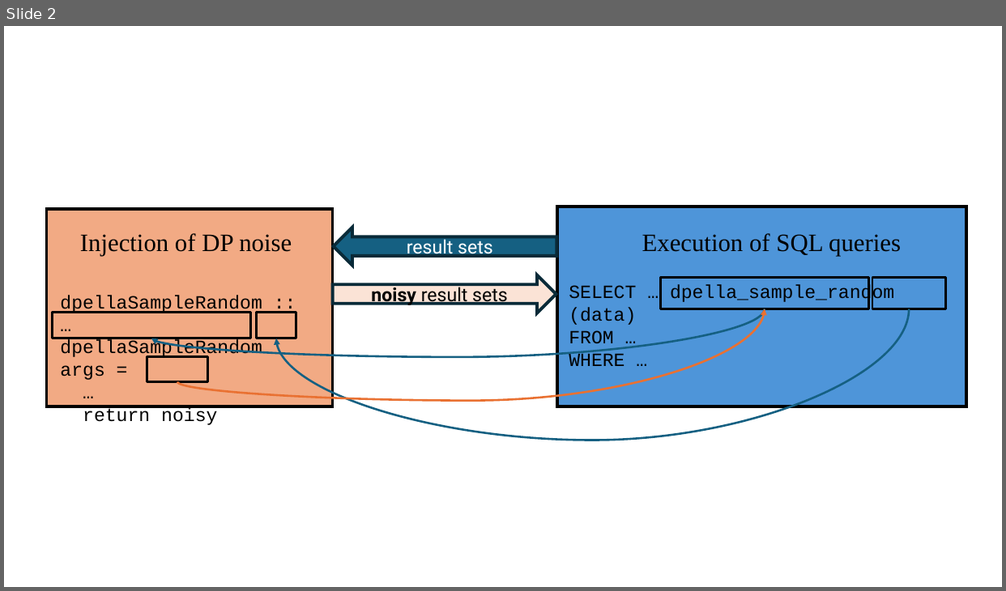
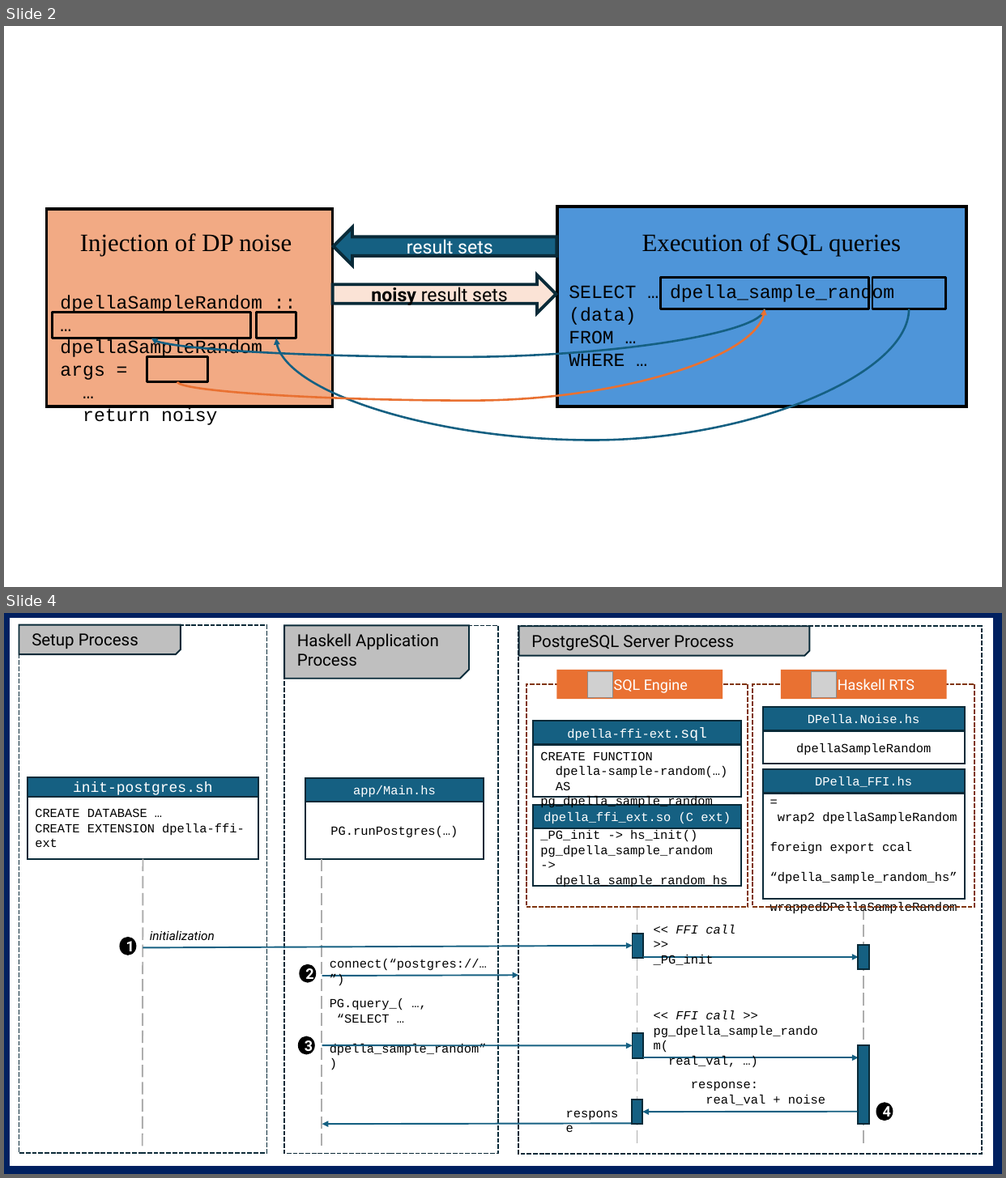
Before and after one commit to dpella/interop-example, a slide deck: fig/NGI Sargasso Images.pptx. Shown one above the other, each under a label of ours: slide 2 before the commit, slides 2 and 4 after it; the slides between them are not shown. The pictures are 1006x591 and 1006x1178 pixels, drawn with LibreOffice and Linux fonts; fonts in the diff are those of the drawing; grey boxes stand for pictures. Boxes give left, top, right and bottom in pixels: in the first picture for what was removed or moved away, otherwise in the second. Text is boxed around its words. In the diff, an @@ line names an element or a change of style, - is before the commit and + after.

```diff
--- a/fig/NGI Sargasso Images.pptx
+++ b/fig/NGI Sargasso Images.pptx
@@ slide 4 added at bbox=[4, 613, 1002, 1174], background #002060 @@
@@ group added at bbox=[10, 618, 992, 1165]: 25 rectangles, 12 texts, 7 arrows, 4 lines, 4 ellipses, 3 snip rects, 2 pictures @@
+Response
+Haskell Application
+Process
+CREATE DATABASE …
+CREATE EXTENSION dpella-ffi-ext
+init-postgres.sh
+PG.runPostgres(…)
+app/Main.hs
+initialization
+Setup Process
+PostgreSQL Server Process
+PG.query_( …,
+“SELECT …
+dpella_sample_random”)
+connect(“postgres://…”)
+wrappedDPellaSampleRandom =
+wrap2 dpellaSampleRandom
+foreign export ccal
+“dpella_sample_random_hs”
+wrappedDPellaSampleRandom
+DPella_FFI.hs
+_PG_init -> hs_init()
+pg_dpella_sample_random ->
+dpella_sample_random_hs
+dpella_ffi_ext.so (C ext)
+<< FFI call >>
+_PG_init
+<< FFI call >>
+pg_dpella_sample_random(
+real_val, …)
+CREATE FUNCTION
+dpella-sample-random(…)
+AS pg_dpella_sample_random
+dpella-ffi-ext.sql
+dpellaSampleRandom
+DPella.Noise.hs
+SQL Engine
+Haskell RTS
+response:
+real_val + noise
+response
+1
+2
+3
+4
```
Also in this commit, not shown: 2 other slides added, 1 other file.
